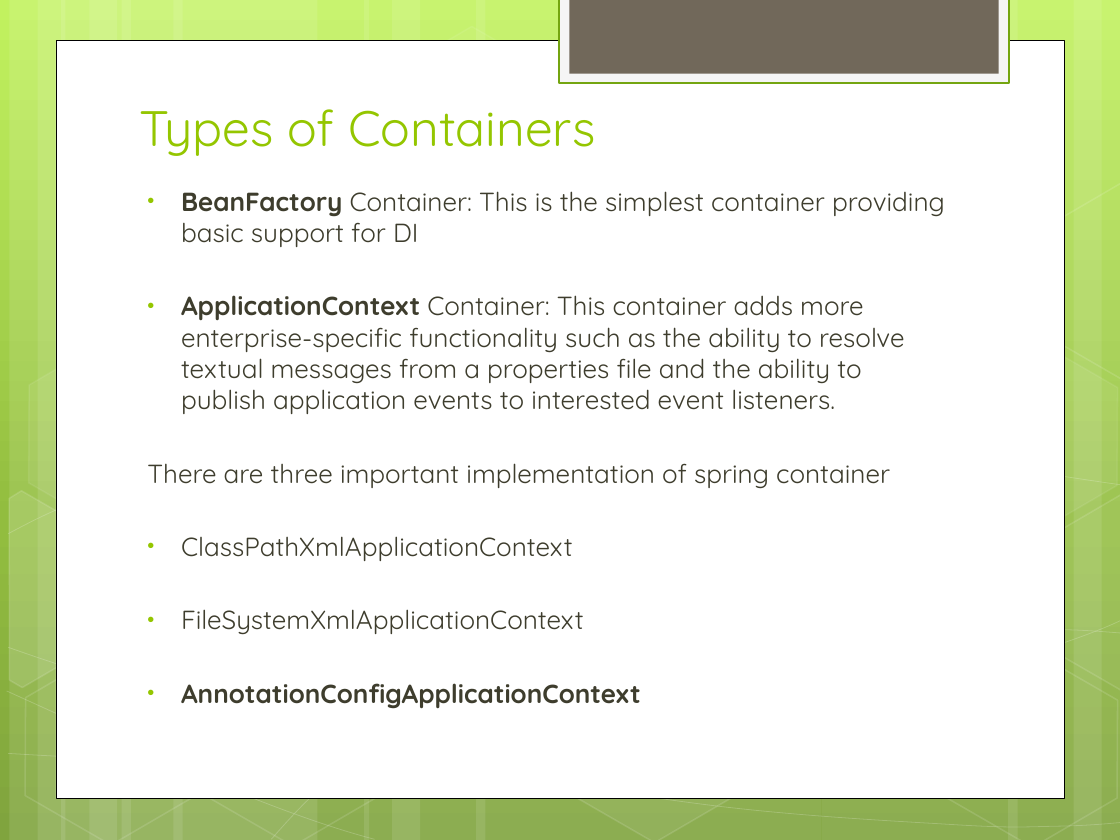
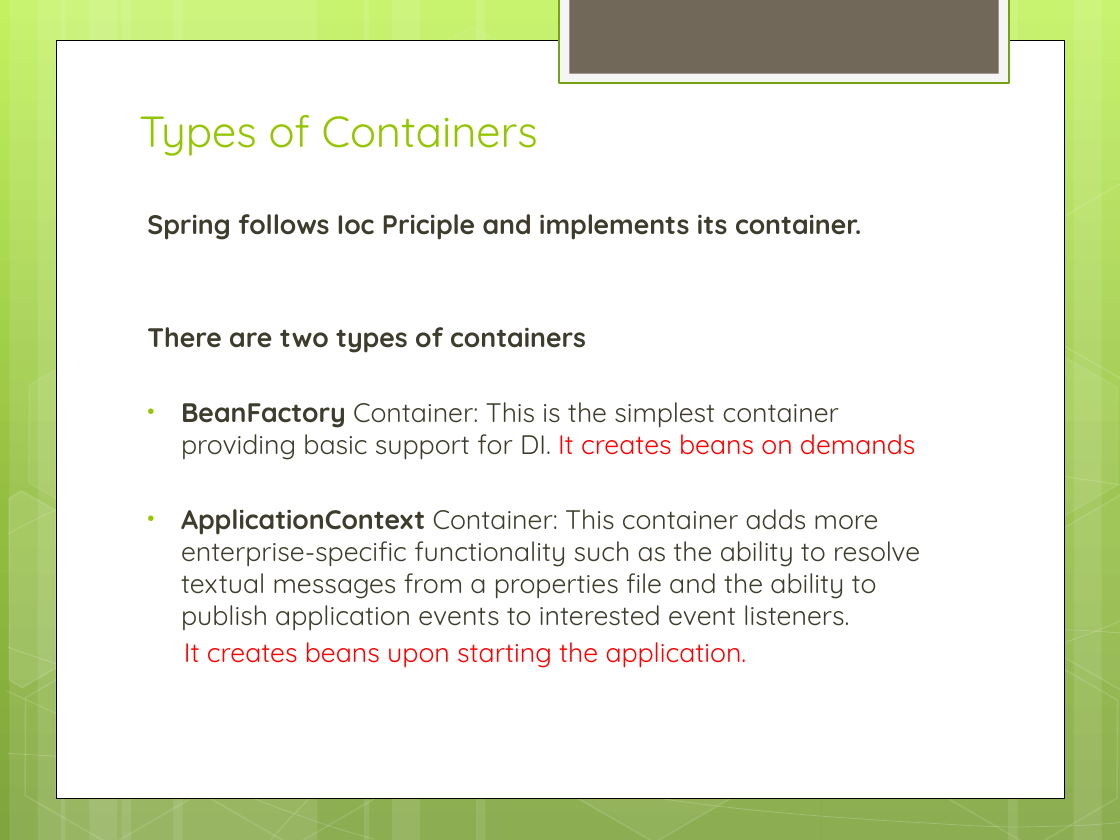
Before and after one commit to IPython-Learn/spring-java-training, a slide deck: slide 4 of SpringJavaTraining.pptx. Drawn at 1120x840 pixels with LibreOffice and Linux fonts; fonts in the diff are those of the drawing. Boxes give left, top, right and bottom in pixels: in the first picture for what was removed or moved away, otherwise in the second. Text is boxed around its words. In the diff, an @@ line names an element or a change of style, - is before the commit and + after.

Commit message:
conditional beans

```diff
--- a/SpringJavaTraining.pptx
+++ b/SpringJavaTraining.pptx
@@ title "Types of Containers" at bbox=[139, 115, 538, 156]: size 32 to 28 pt @@
@@ text at bbox=[147, 214, 915, 460]: text changed; size 16.8 to 17.2 pt; bold on @@
-• BeanFactory Container: This is the simplest container providing basic support for DI
+Spring follows Ioc Priciple and implements its container.
+There are two types of containers
+• BeanFactory Container: This is the simplest container providing basic support for DI. It creates beans on demands
@@ text at bbox=[181, 509, 920, 631]: size 16.8 to 17.2 pt in "ApplicationContext Container: This container adds more enter ..." @@
@@ text at bbox=[184, 642, 747, 668]: text changed; size 16.8 to 17.2 pt; text colour #3E3D2D to #FF0000 @@
-There are three important implementation of spring container
-• ClassPathXmlApplicationContext
-• FileSystemXmlApplicationContext
-• AnnotationConfigApplicationContext
+It creates beans upon starting the application.
```
Also in this commit, not shown: 7 other slides changed, 6 slides added, 8 slides removed, 23 other files.
